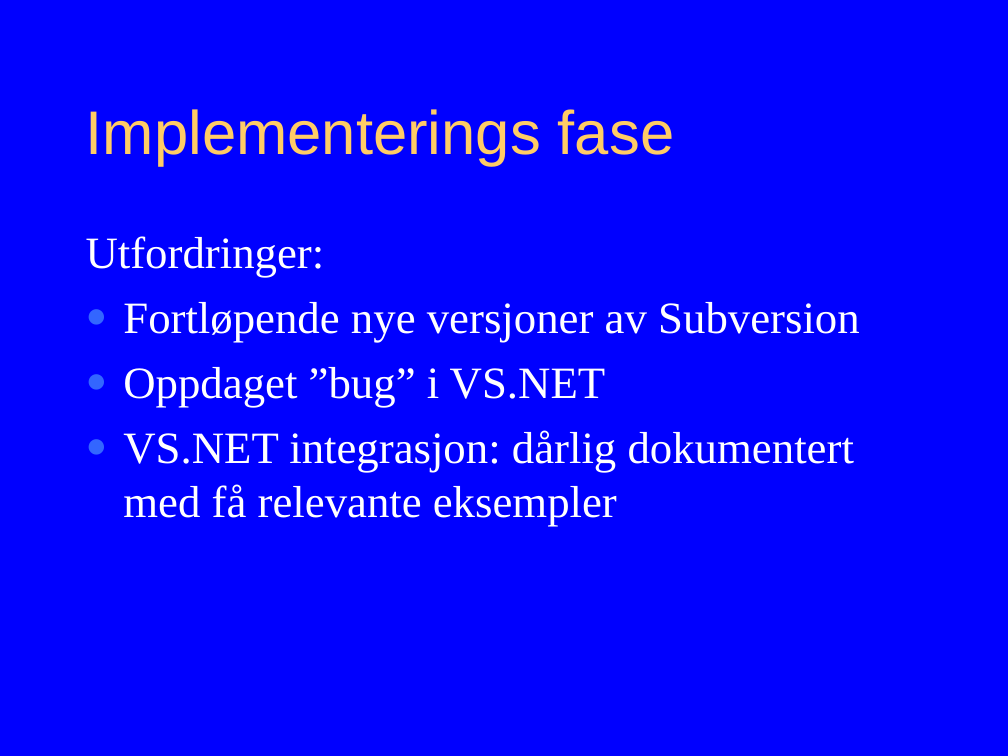
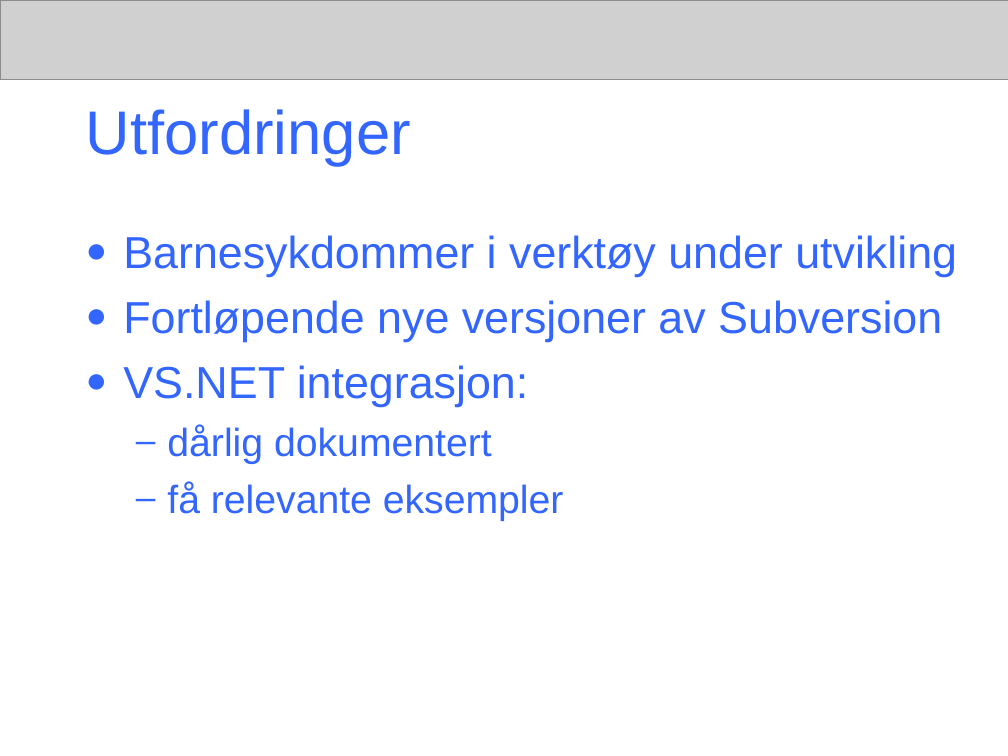
Before and after one commit to windygu/AnkhSVN, a slide deck: slide 21 of doc/powerpoint/Subversion_addin_for_VS.NET.ppt (slide 18 before the commit). Drawn at 1008x756 pixels with LibreOffice and Linux fonts; fonts in the diff are those of the drawing; grey boxes stand for pictures. Boxes give left, top, right and bottom in pixels: in the first picture for what was removed or moved away, otherwise in the second. Text is boxed around its words. In the diff, an @@ line names an element or a change of style, - is before the commit and + after.

Commit message:
The presentation contain:
* Title of final project, name of authors
* Background
- Revision control: wc, revision, repository to be explained
- Subversion
- CollabNet
- VS.NET
- Aim of the final project

*Content
- Functionality of NSvn
- Navigation model of Ankh
- What can Ankh do?
- Example of how Ankh works: Manual demo performed at school PC
- Ankh Help: Manual demo performed at school PC
- Improvements of GUI
- Testing of Ankh
- Challenges and development environment
- Conclusion

White background, "ankh header" without letters or symbol

```diff
--- a/doc/powerpoint/Subversion_addin_for_VS.NET.ppt
+++ b/doc/powerpoint/Subversion_addin_for_VS.NET.ppt
@@ background #0000FF to #FFFFFF @@
@@ picture added at [0, 0, 1008, 80] @@
@@ title at [86, 109, 411, 166]: text changed; text colour #FFCC66 to #3366FF @@
-Implementerings fase
+Utfordringer
@@ text at [123, 235, 957, 277]: text changed; font Times New Roman to Arial; text colour #FFFFFF to #3366FF @@
-Utfordringer:
+● Barnesykdommer i verktøy under utvikling
@@ text at [123, 300, 942, 342]: font Times New Roman to Arial, text colour #FFFFFF to #3366FF in "Fortløpende nye versjoner av Subversion" @@
@@ text at [123, 365, 564, 521]: text changed; size 32 to 28 pt; font Times New Roman to Arial; text colour #FFFFFF to #3366FF @@
-● Oppdaget ”bug” i VS.NET
-● VS.NET integrasjon: dårlig dokumentert med få relevante eksempler
+● VS.NET integrasjon:
+  – dårlig dokumentert
+  – få relevante eksempler
```
Also in this commit, not shown: 12 other slides changed, 9 slides added, 7 slides removed.
